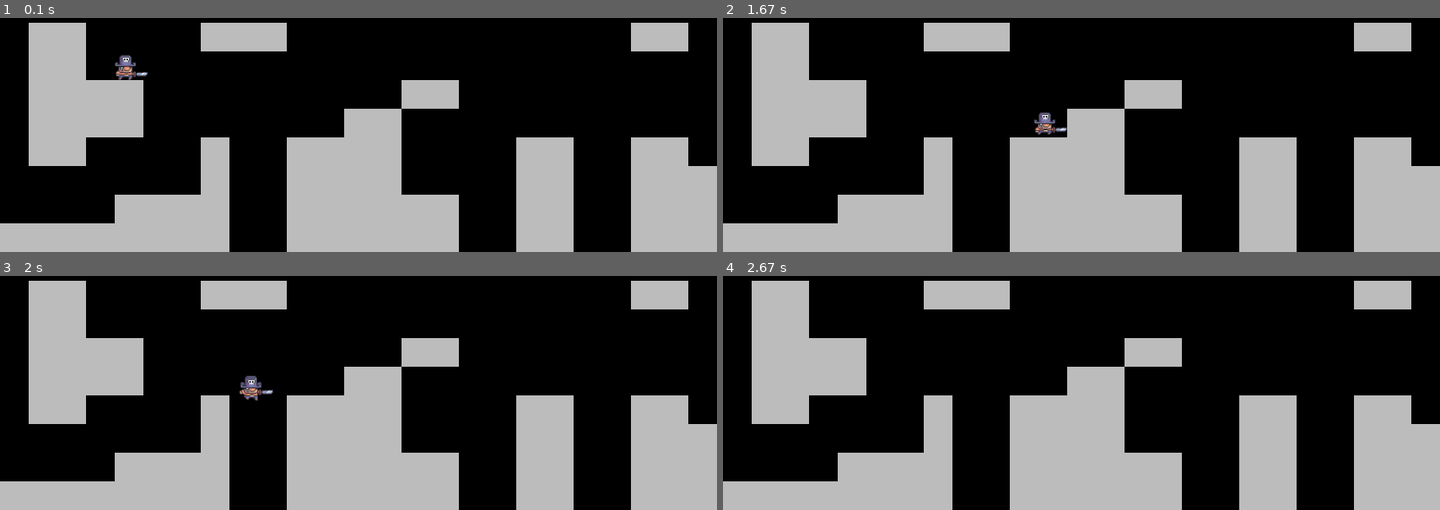
Above: before the commit, frames 1-4 (two rows, left to right).
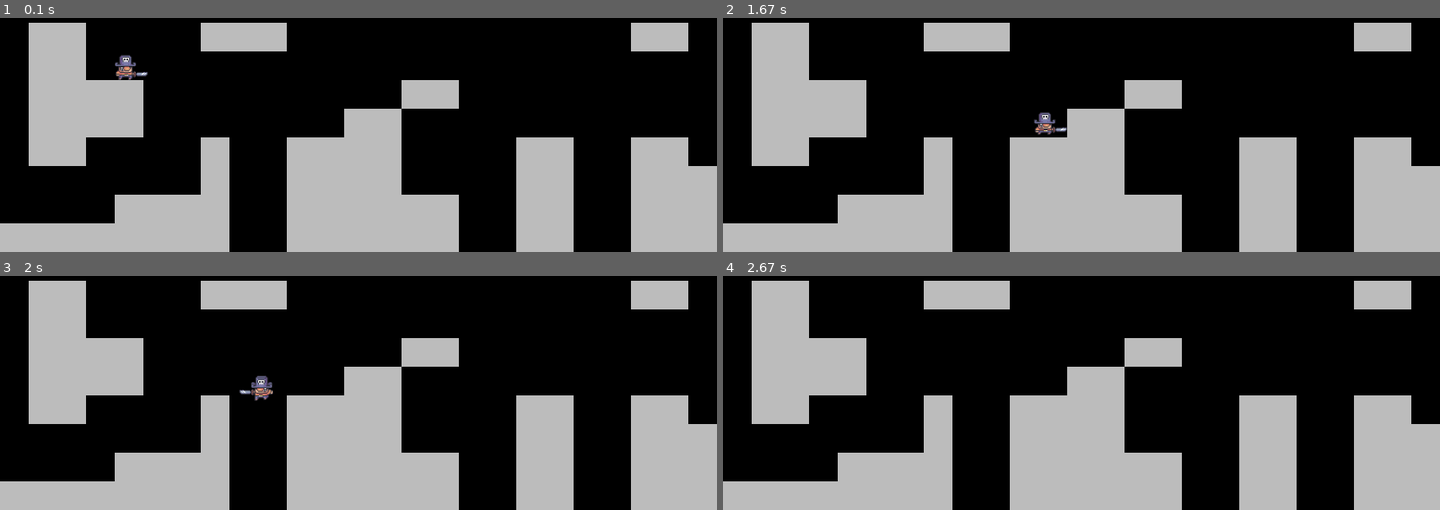
Above: after the commit, the same moments.

Repository: harryodubhghaill/pygame-platformer
Game: pygame game, started from main.py
Two runs of this game, one before a commit and one after it. Both use one fixed random seed, a clock stepped at 60 frames per second and the inputs below.
Inputs:
- Up to frame 1 (0.1 s): no input
- Up to frame 2 (1.67 s): hold D 0.33-0.8 s; hold W 0.83-1.13 s; hold D 1.17-1.63 s
- Up to frame 3 (2 s): hold A from 1.67 s (still down)
- Up to frame 4 (2.67 s): release A at 2.2 s; hold A 2.23-2.63 s

Frames 1-2 are identical in both runs. In frame 3, 0.4% of the frame differs, in the area x 33-39%, y 42-54%; in frame 4, nothing differs.

Commit message:
flip player image for left and right directions

Diff:
--- a/player.py
+++ b/player.py
@@ -16,7 +16,8 @@
         self.jump_speed = -16
 
         # player status
-        self.statud = 'idle'
+        self.status = 'idle'
+        self.facing_right = True
 
     def import_character_assets(self):
         character_path = './graphics/character/'
@@ -34,15 +35,22 @@
         if self.frame_index >= len(animation):
             self.frame_index = 0
 
-        self.image = animation[int(self.frame_index)]
+        image = animation[int(self.frame_index)]
+        if self.facing_right:
+            self.image = image
+        else:
+            flipped_image = pygame.transform.flip(image, True, False)
+            self.image = flipped_image
 
     def get_input(self):
         keys = pygame.key.get_pressed()
 
         if keys[pygame.K_d]:
             self.direction.x = 1
+            self.facing_right = True
         elif keys[pygame.K_a]:
             self.direction.x = -1
+            self.facing_right = False
         else:
             self.direction.x = 0
 
@@ -52,7 +60,7 @@
     def get_status(self):
         if self.direction.y < 0:
             self.status = 'jump'
-        elif self.direction.y > 0:
+        elif self.direction.y > 1:
             self.status = 'fall'
         else:
             if self.direction.x != 0:
